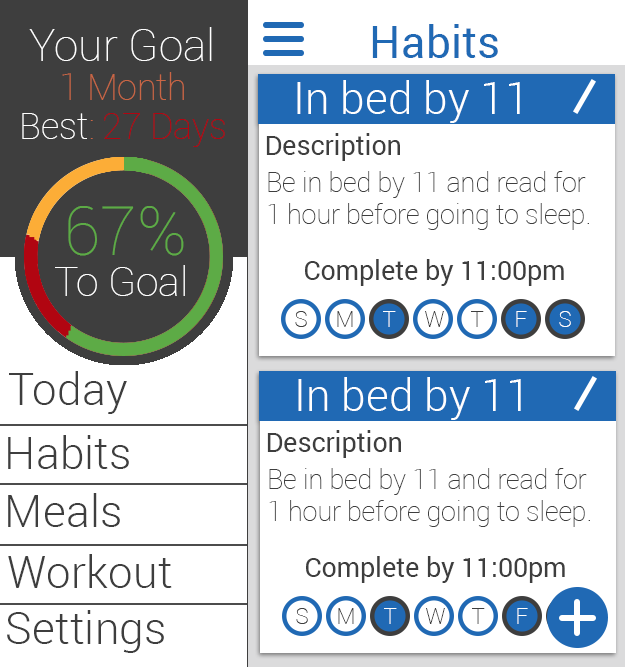
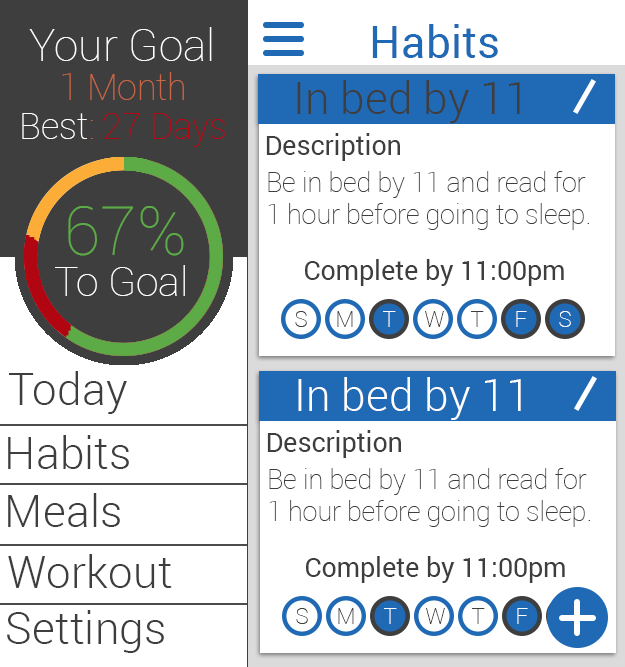
Before/after of a 625 x 667 layered artwork. What changed in the layer stack:
painted on "Title" (2nd of 2, in "HabitsViewController" › "Habit 1") over [297, 80, 520, 123]
